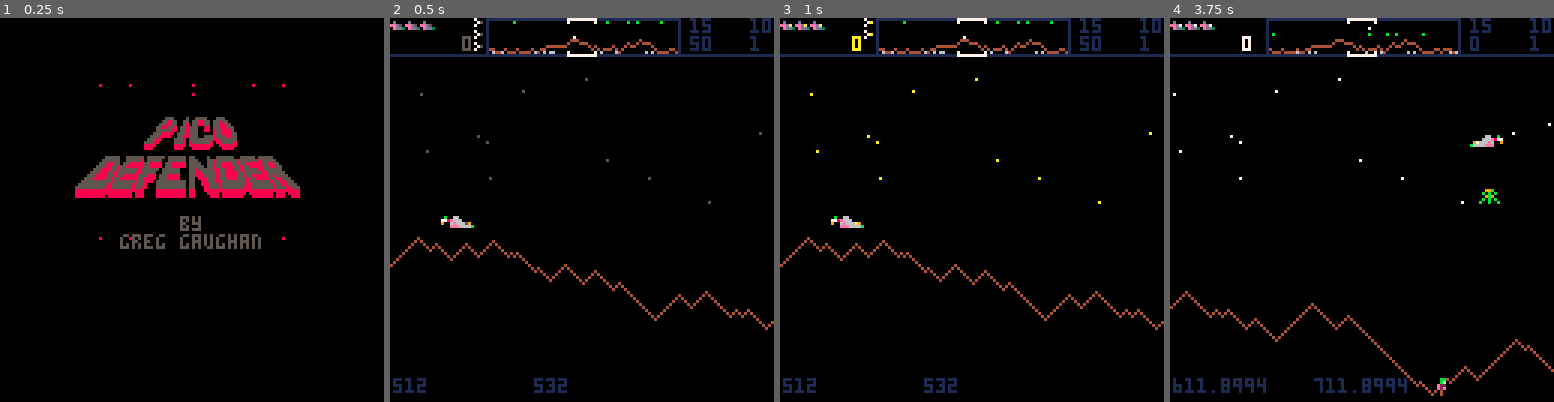
Above: before the commit, frames 1-4 (left to right).
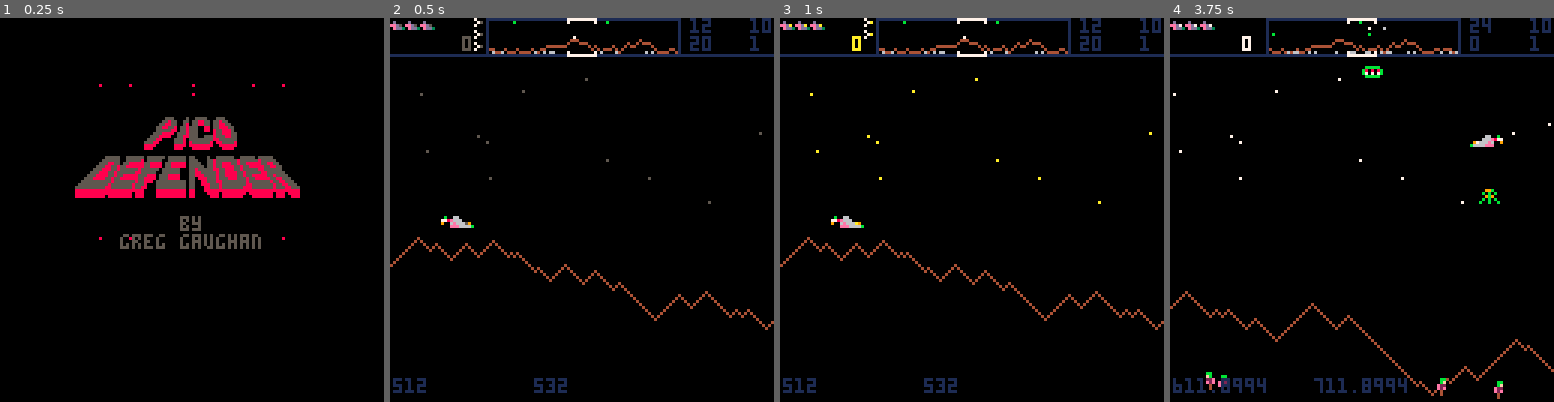
Above: after the commit, the same moments.

Repository: ggaughan/picodefender
Game: PICO-8 cartridge picodefender.p8
The game is run twice, just before and just after one commit, with the same random seed, the same clock (stepped at 60 frames per second) and the same inputs.
Inputs:
- Up to frame 1 (0.25 s): no input
- Up to frame 2 (0.5 s): tap X (X key) at 0.33 s
- Up to frame 3 (1 s): tap O (Z key) at 0.7 s
- Up to frame 4 (3.75 s): tap X (X key) at 1.07, 1.85, 2.97 s; hold Right 1.6-2.1 s; tap O (Z key) every 0.4 s from 1.7 to 3.7 s; hold Up 2.15-2.42 s; hold Right 2.47-3.03 s; hold Left 3.08-3.58 s; hold Down from 3.63 s (still down)

Frame 1 is identical in both runs. In frame 2, less than 0.1% of the frame differs, in the area x 61-84%, y 0-8%; in frame 3, less than 0.1%; in frame 4, 0.5%, in the area x 9-87%, y 0-100%.

Commit message:
Baiter and quadratic targetting

Diff:
--- a/picodefender.p8
+++ b/picodefender.p8
@@ -107,9 +107,9 @@
 lander_speed = 0.15
 lander_speed_y_factor = 2
 mutant_speed = 0.4
-baiter_speed = 0.3  -- faster than player  -- todo set to max_speed*factor?
-bullet_expire = 1.5
-bullet_speed = 1.6
+baiter_speed = 2.6  -- faster than player  -- todo set to max_speed*factor?
+bullet_expire = 1.4  -- todo depend on actual bullet_speed?
+bullet_speed = 1.0
 
 particle_expire = 0.8
 particle_speed = 0.6
@@ -131,6 +131,7 @@
 wave_progression = 15  -- seconds
 wave_old = 60  -- min before baiters
 baiter_next = wave_progression / 3  -- delay baiter re-spawn based on last 3 enemies
+max_baiters = 4
 wave_reset = 2  -- seconds
 
 extra_score_expire = 1
@@ -272,7 +273,7 @@
 
 	 cdx *= inertia_cx
 	 cx += cdx * pl.facing
-	 pl.x += cdx * pl.facing
+	 pl.x += cdx * pl.facing  -- note: this is effectively pl.dy
 
 		-- player thrust/decay
 		-- in screen space to handle any wrapping
@@ -416,7 +417,7 @@
 			 	printh("catching! "..e.x.." "..pl.x..":"..e.y.." "..pl.y)
 			 	pl.target = e
 			 	e.dy = 0 --pl.dy
-			 	e.dx = 0 --pl.dx
+			 	e.dx = 0 --pl.dx = cdx * pl.facing
 					e.capture = capture_lifted
 					-- note: x-12 since score formats for 6 places
 					add_pl_score(500, pl.x-12, pl.y+4)
@@ -485,7 +486,7 @@
 					if abs(e.x - pl.x) < 128 then
 						if rnd() < 0.0015 then
 						 sfx(7)
-							b=add_bullet(e.x, e.y)  -- todo pass weak=true
+							b=add_bullet(e.x, e.y, e)  -- todo pass weak=true
 						end
 					end
 				elseif e.k == mutant then
@@ -510,31 +511,57 @@
 					if abs(e.x - pl.x) < 128 then
 						if rnd() < 0.006 then
 						 sfx(7)
-							b=add_bullet(e.x, e.y)
+							b=add_bullet(e.x, e.y, e)
 						end
 					end
 				elseif e.k == baiter then
 					-- ai
-					if abs(e.x - pl.x) < (rnd(256) - e.lazy) then
-					 if e.x < pl.x then
-						 e.dx = baiter_speed
-						else
-						 e.dx = -baiter_speed
+					-- todo wrap/bug?
+					if abs(e.x - pl.x) > 32+rnd(16) then
+						-- todo need lazy here? yes to vary baiters
+						if abs(e.x - pl.x) < (rnd(256) - e.lazy) then
+						 if e.x < pl.x then
+							 e.dx = baiter_speed
+							else
+							 e.dx = -baiter_speed
+						 end
+						end
+					else
+ 					-- don't get too close
+ 				 e.dx *= 0.96+rnd(0.08)  -- todo var inertia
+ 				 if rnd() < 0.99 then
+	 				 -- todo wrap/bug
+	 				 if (e.x < pl.x) e.dx = -1  -- rand away
+	 				 if (e.x > pl.x) e.dx = 1  -- rand away
+	 				end
+ 				 if rnd() < 0.02 then
+ 				  e.dx *= -1  -- random move
+ 				 end
+					end
+					if abs(e.y - pl.y) > 16+rnd(16) then
+					 if e.y < hudy + rnd(30) or (e.y < pl.y and e.dy<=0) then
+					 	e.dy = baiter_speed/3
+					 elseif e.y > 120 - rnd(30) or (e.y > pl.y and e.dy>=0) then
+					 	e.dy *= -baiter_speed/3
 					 end
-
-					 if e.y < hudy + rnd(30) and e.y < pl.y and e.dy<0 then
-					 	e.dy *= -1
-					 elseif e.y > 120 - rnd(30) and e.y > pl.y and e.dy>0 then
-					 	e.dy *= -1
-					 end
+					else
+						-- don't get too close/ram
+						e.dy = 0
+ 				 if rnd() < 0.99 then
+	 				 if (e.y < pl.y) e.dy = -1  -- rand away
+	 				 if (e.y > pl.y) e.dy = 1  -- rand away
+	 				end
+ 				 if rnd() < 0.02 then
+ 				  e.dx *= -1  -- random move
+ 				 end
 					end
 
 					-- attack
 					-- todo wrap?
 					if abs(e.x - pl.x) < 128 then
-						if rnd() < 0.02 then -- todo higher? var!
+						if rnd() < 0.015 then -- todo higher? var!
 						 -- todo?? sfx(7)
-							b=add_bullet(e.x, e.y)
+							b=add_bullet(e.x, e.y, e, true)  -- track
 						end
 					end
 				elseif e.k == bullet then
@@ -562,11 +589,19 @@
 
 				-- general bounce to stop y out of bounds
 				if e.y < hudy +1 then
-					e.y = hudy +1
-					e.dy *= -1
+				 if e.k == bullet then
+			 		del(actors,e)  -- avoid bullet bounce
+			 	else
+						e.y = hudy +1
+						e.dy *= -1
+					end
 				elseif e.y > 120 then
-					e.y = 120
-					e.dy *= -1
+				 if e.k == bullet then
+			 		del(actors,e)  -- avoid bullet bounce
+			 	else
+						e.y = 120
+						e.dy *= -1
+					end
 				end
 
 			-- else hit and no more
@@ -1370,14 +1405,46 @@
 	return a
 end
 
-function add_bullet(x, y)
+function add_bullet(x, y, from, track)
  t=time()
 	b=make_actor(bullet,x,y)
-	-- todo aim at pl!
-	-- todo for some, include pl.dx/pl.dy
+	local bv = bullet_speed
+	if (from and from.k == lander) bv *= 0.25
 	-- todo for some, hang around player?
-	b.dx = ((pl.x - b.x)/128) * bullet_speed
-	b.dy = ((pl.y - b.y)/128) * bullet_speed
+	local tx,ty = pl.x, pl.y  -- aim at player
+	-- todo if bad aimer, add miss (slow bv does this to some extent)
+	if track then
+	 -- todo also take account of e.dx and e.dy
+	 local proj_speed = bv + from.dx
+	 local pldx = cdx * pl.facing
+		local ta=pldx*pldx + pl.dy*pl.dy - proj_speed*proj_speed
+		local tb=2 * (pldx * (pl.x-b.x) + pl.dy * (pl.y - b.y))
+		local tc=(pl.x-b.x)*(pl.x-b.x) + (pl.y-b.y)*(pl.y-b.y)
+		local disc=tb*tb - 4 * ta * tc
+		if disc >= 0 then
+			printh("disc "..disc)
+			local t1=(-tb + sqrt(disc)) / (2*ta)
+			local t2
+			if disc ~= 0 then
+				t2=(-tb - sqrt(disc)) / (2*ta)
+			else
+				t2=t1
+			end
+			local tt=t1
+			if (tt<0 or (t2>tt and t2>0)) tt=t2
+			if tt>0 then
+				tx = tt * pldx + pl.x
+				ty = tt * pl.dy + pl.y
+				printh("quadratic solved:"..tt.." ("..pldx..") -> "..tx..","..ty.." instead of "..pl.x..","..pl.y)
+			 -- else none +ve (can't fire back in time)
+			end
+		-- else forget it - todo perhaps undo fire?
+		end
+	end
+	--b.dx = ((tx - b.x)/128) * bullet_speed
+ --b.dy = ((ty - b.y)/128) * bullet_speed
+	b.dx = ((tx - b.x)/30) * bv
+ b.dy = ((ty - b.y)/30) * bv
 	b.t = t
 	b.w = 1
 	b.h = 1
@@ -1487,6 +1554,7 @@
 	elseif e.k == pod then
 	 wave.pods_hit += 1
 	 -- todo more?
+	-- todo count baiters_hit - why not
 	elseif e.k == human then
 	 -- todo wrap in kill_human routine?
 		if e.capture ~= nil then
@@ -1525,7 +1593,7 @@
 	pl.x=cx+20
 	pl.y=64
 	pl.facing=1  -- todo need camera move?
-	pl.dx=0
+	pl.dx=0 -- todo remove
 	pl.dy=0
 	pl.thrusting=false
 	pl.target = nil
@@ -1597,14 +1665,14 @@
 
 function is_wave_complete()
 	local r = 0
- -- spawned
- r += active_enemies()
+ -- spawned (except generated baiters)
+ r += active_enemies(true)
 	-- plus yet to spawn
 	r += wave.landers
 	r += wave.bombers
 	r += wave.pods
-	-- todo? baiters
 	-- todo? swarmers
+	-- note: baiters counted in active_enemies (since generated as needed)
 	-- note: mutants don't spawn initially but they accrue during play
 	r += wave.mutants
 	printh("r="..r)
@@ -1635,6 +1703,7 @@
 
  		humans_added=nil,
 	}
+	wave.baiters_generated = 0
 
 	if iwave == 0 or ((iwave+1)%5 == 0) then
   -- replenish
@@ -1645,8 +1714,9 @@
 	end
 
 	if	debug_test then
-		wave_old = 20
-		--wave.landers=2 --1
+		wave_old = 1
+		wave_progression=1
+		wave.landers=2 --1
 		--wave.bombers=min(1,wave.bombers)
 		--wave.pods=min(1,wave.pods)
 	end
@@ -1751,37 +1821,41 @@
 
 	-- based on wave.t? and/or remaining
  -- baiters, if near end of wave
-	local t=time()
-	local age = t-wave.t
-	if age > wave_old*2 or (wave.landers == 0 and wave.bombers == 0 and wave.pods == 0) then
-		if age > wave_old*2 or (wave.mutants == 0) then -- todo: include here? active xor this i think?
-			local ae = active_enemies(true)  -- excludes baiters
-			if ae < 5 or age > wave_old*2 then
-				if age > wave_old then  -- todo adjust for iwave?
-				 make = 1 -- remove: 5-ae
-				 if ae < 4 then
-						-- prime next one sooner
-						wave.t_chunk = t - wave_progression + baiter_next*ae
-						printh(ae.." enemies left so priming next baiter respawn for "..wave.t_chunk.." at "..t)
+ if wave.baiters_generated < max_baiters then  -- todo adjust for iwave?
+		local t=time()
+		local age = t-wave.t
+		if age > wave_old*2 or (wave.landers == 0 and wave.bombers == 0 and wave.pods == 0) then
+			if age > wave_old*2 or (wave.mutants == 0) then -- todo: include here? active xor this i think?
+				local ae = active_enemies(true)  -- excludes baiters
+				if ae < 5 or age > wave_old*2 then
+					if age > wave_old then  -- todo adjust for iwave?
+					 make = 1 -- remove: 5-ae
+					 if ae < 4 then
+							-- prime next one sooner
+							wave.t_chunk = t - wave_progression + baiter_next*ae
+							printh(ae.." enemies left so priming next baiter respawn for "..wave.t_chunk.." at "..t)
+						end
+						for e = 1,make do
+						 local x=rnd(ww)
+						 local y=hudy+2
+							-- note: pass hit time = birthing - wait for implosion to finish  note: also avoids collision detection
+							l=make_actor(baiter,x,y,time())
+							l.dy = baiter_speed/3
+							l.lazy = -256  -- higher = less likely to chase
+							l.h=4
+							l.w=7
+							l.score=200
+							add_explosion(l, true)  -- reverse i.e. spawn
+							sfx(2)  -- todo: if on screen
+							printh("new baiter "..l.x)
+						end
+						-- note: not counted as part of wave: re-generate as needed based on enemies left/wave.t
+						wave.baiters_generated += make
 					end
-					for e = 1,make do
-					 local x=rnd(ww)
-					 local y=hudy+2
-						-- note: pass hit time = birthing - wait for implosion to finish  note: also avoids collision detection
-						l=make_actor(baiter,x,y,time())
-						l.dy = baiter_speed
-						l.lazy = -256  -- higher = less likely to chase
-						l.h=4
-						l.w=7
-						l.score=200
-						add_explosion(l, true)  -- reverse i.e. spawn
-						sfx(2)  -- todo: if on screen
-						printh("new baiter "..l.x)
-					end
-					-- note: not counted as part of wave: re-generate as needed based on enemies left/wave.t
-				end
-		 end
-		end
+			 end
+			end
+		end
+	-- else max_baiters reached
 	end
 end
 
@@ -1817,6 +1891,7 @@
 		end
 		del(actors, e)  -- note: we don't retain the positions on respawn!
 	end
+	wave.baiters_generated = 0
 	-- prime the respawning
 	wave.t_chunk = t - wave_progression + wave_reset  -- reset
 end
